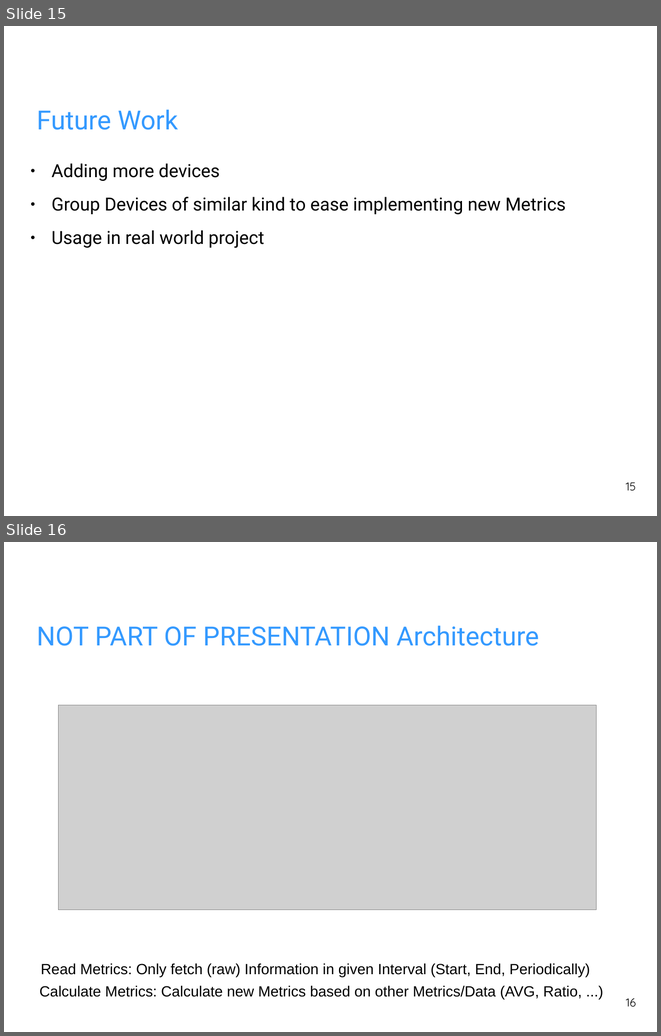
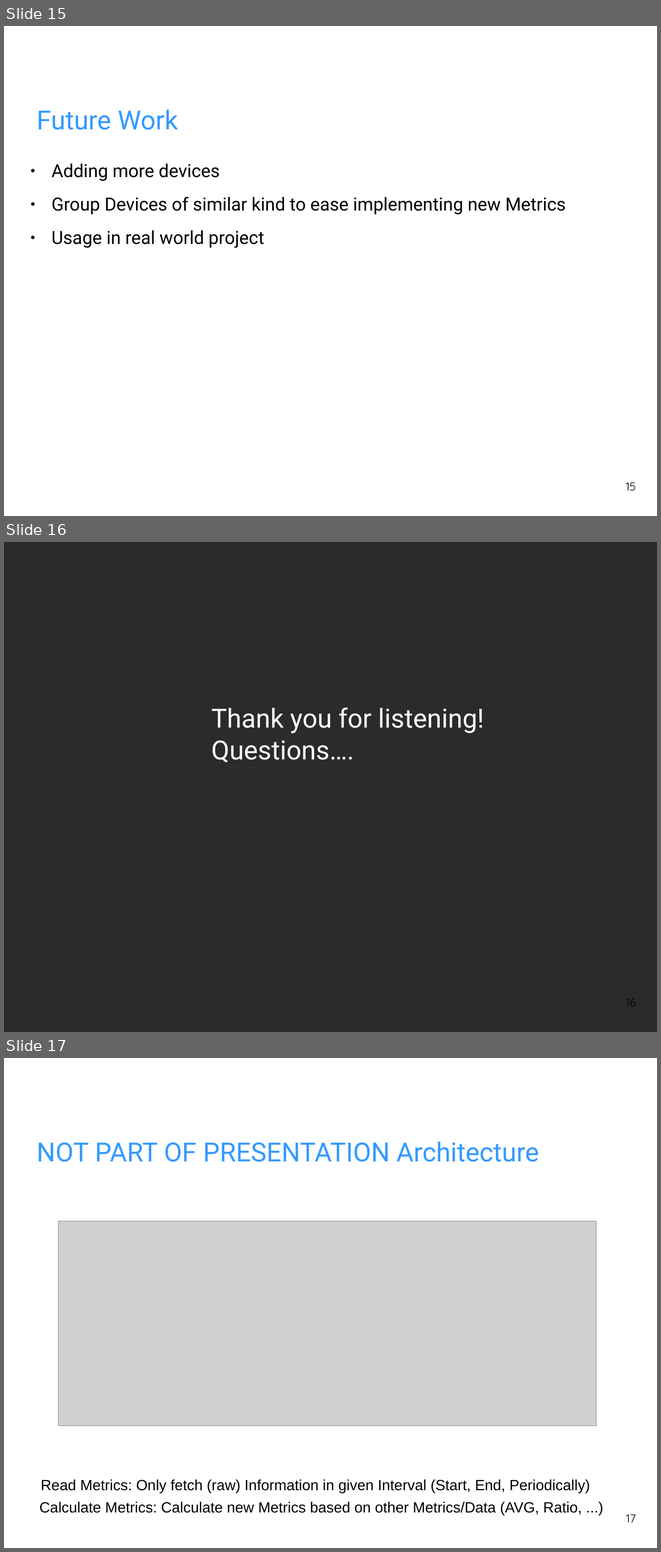
Before and after one commit to fhilprec/HardwareMonitoring, a slide deck: ProjectPresentation.odp. Shown one above the other, each under a label of ours: slides 15 and 16 before the commit, slides 15, 16 and 17 after it. The pictures are 661x1036 and 661x1552 pixels, drawn with LibreOffice and Linux fonts; fonts in the diff are those of the drawing; grey boxes stand for pictures; background and template pictures are left out; a plain dark background stands for a picture behind light text. Boxes give left, top, right and bottom in pixels: in the first picture for what was removed or moved away, otherwise in the second. Text is boxed around its words. In the diff, an @@ line names an element or a change of style, - is before the commit and + after.

Commit message:
presentation

```diff
--- a/ProjectPresentation.odp
+++ b/ProjectPresentation.odp
@@ slide 16 added at bbox=[4, 542, 657, 1032], background picture (left out) @@
@@ title added at bbox=[211, 707, 484, 762], 32 pt, text #FFFFFF @@
+Thank you for listening!
+Questions….
@@ page number added at bbox=[626, 998, 636, 1006], 14 pt, text #000000 @@
+16
@@ what was slide 16 is now slide 17 @@
@@ page number at bbox=[626, 1514, 636, 1522]: text changed @@
-16
+17
```
